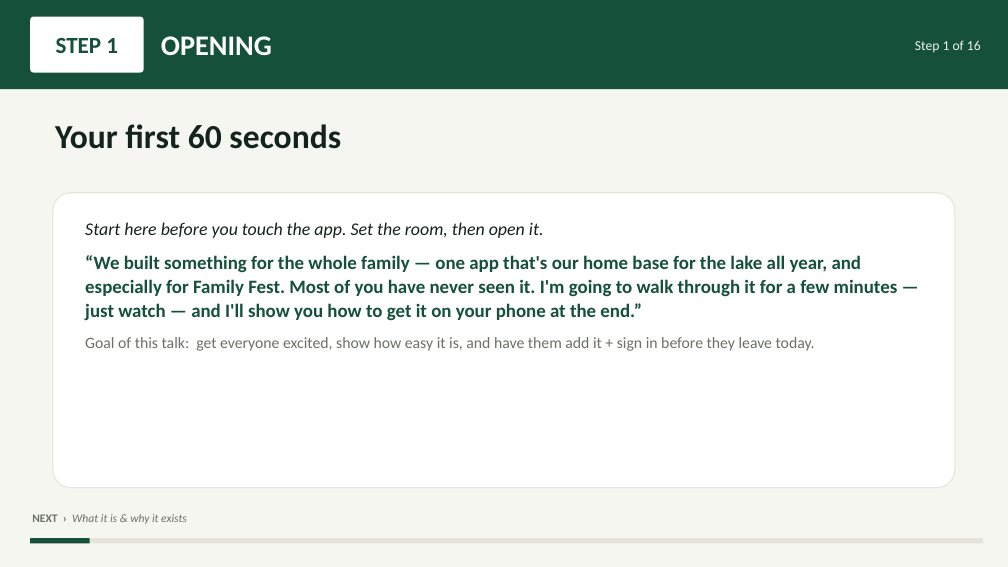
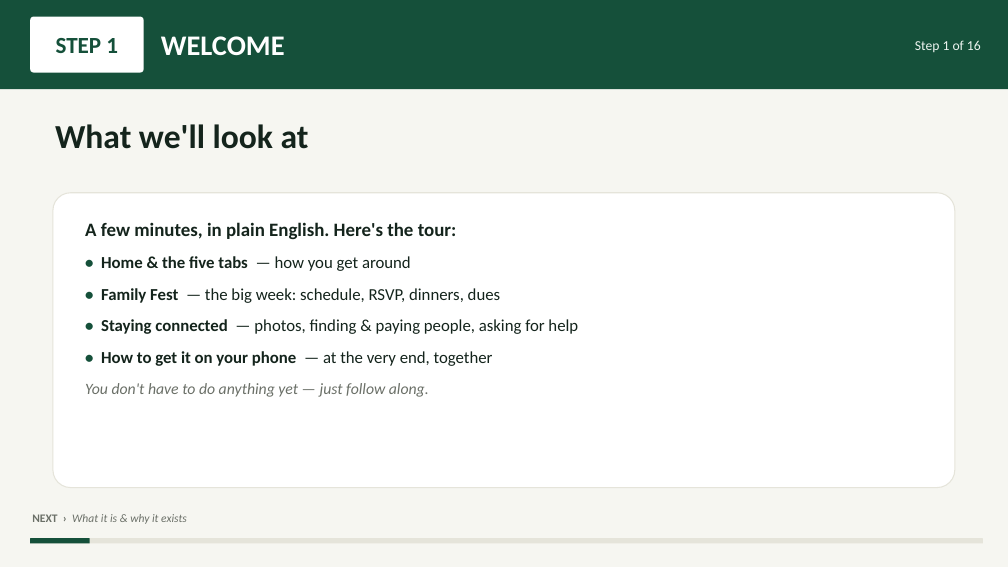
Before and after one commit to btheis15/mlr-app, a slide deck: slide 2 of presentation/MLR-App-Presentation.pptx. Drawn at 1008x567 pixels with LibreOffice and Linux fonts; fonts in the diff are those of the drawing. Boxes give left, top, right and bottom in pixels: in the first picture for what was removed or moved away, otherwise in the second. Text is boxed around its words. In the diff, an @@ line names an element or a change of style, - is before the commit and + after.

```diff
--- a/presentation/MLR-App-Presentation.pptx
+++ b/presentation/MLR-App-Presentation.pptx
@@ text at box(161, 36, 285, 55): text changed @@
-OPENING
+WELCOME
@@ text at box(55, 124, 309, 149): text changed @@
-Your first 60 seconds
+What we'll look at
@@ text at box(85, 222, 578, 397): text changed; size 18 to 16 pt; text colour #15503A to #14241C; bold off @@
-Start here before you touch the app. Set the room, then open it.
-“We built something for the whole family — one app that's our home base for the lake all year, and especially for Family Fest. Most of you have never seen it. I'm going to walk through it for a few minutes — just watch — and I'll show you how to get it on your phone at the end.”
-Goal of this talk: get everyone excited, show how easy it is, and have them add it + sign in before they leave today.
+A few minutes, in plain English. Here's the tour:
+• Home & the five tabs — how you get around
+• Family Fest — the big week: schedule, RSVP, dinners, dues
+• Staying connected — photos, finding & paying people, asking for help
+• How to get it on your phone — at the very end, together
+You don't have to do anything yet — just follow along.
```
Also in this commit, not shown: 14 other slides changed, 1 other file.
